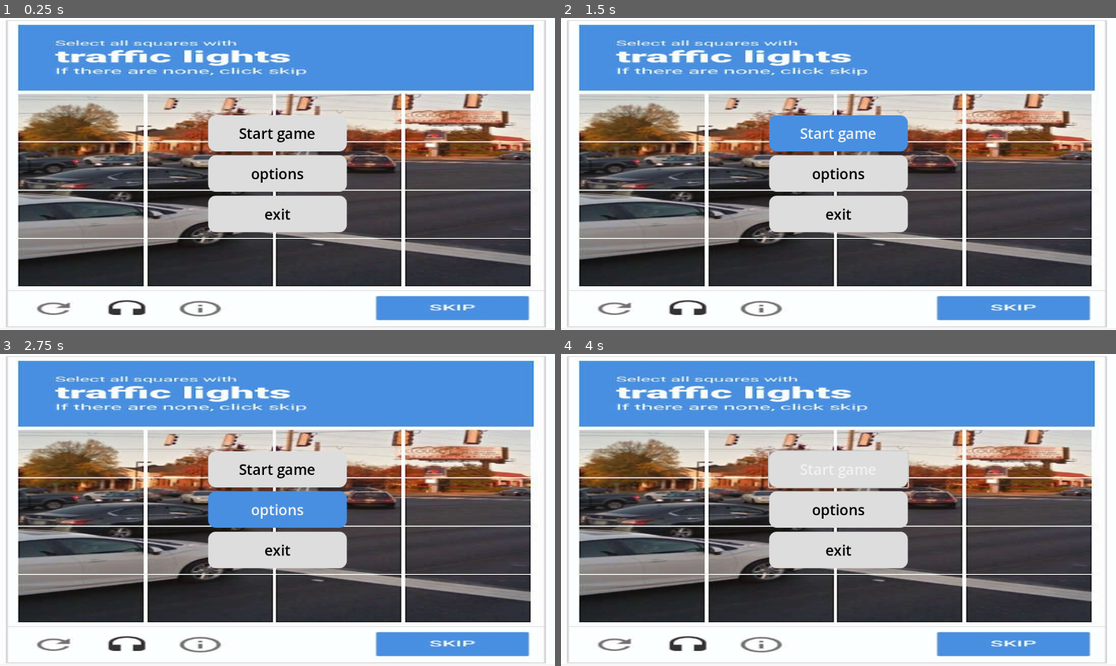
Above: before the commit, frames 1-4 (two rows, left to right).
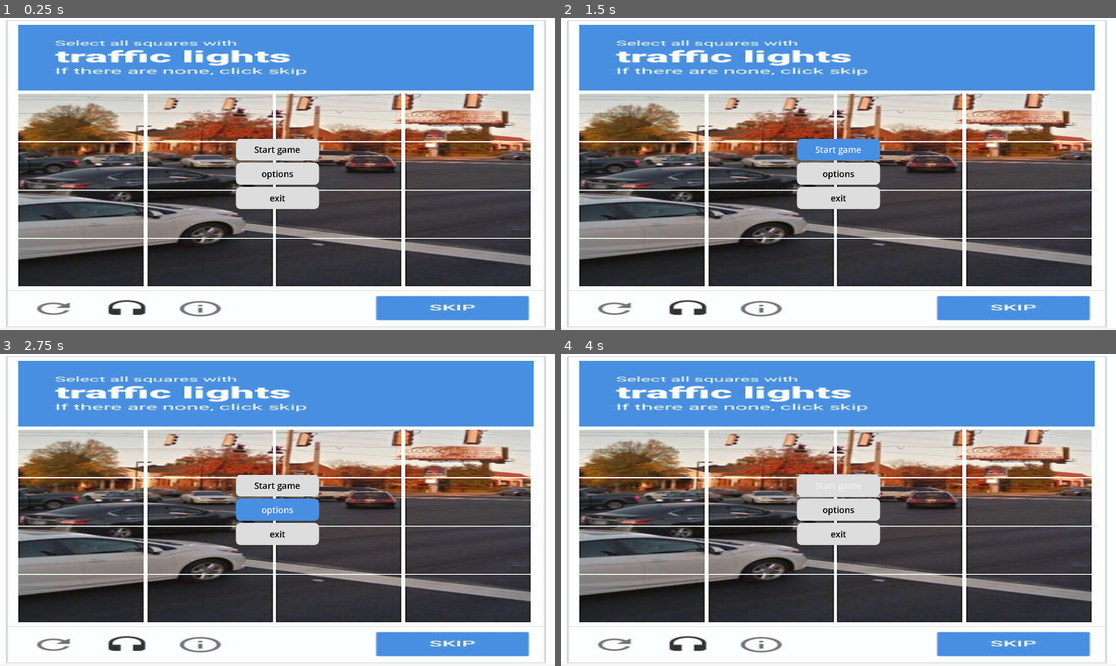
Above: after the commit, the same moments.

Repository: lipwyz/captcha
Game: Godot game, scene res://scene/mainmenu.tscn
Same seed, same stepped clock (60 frames per second), same inputs: the game is played once before the commit and once after it.
Inputs (mouse positions are in pixels of both pictures, inside the frame that each line leads up to):
- Up to frame 1 (0.25 s): no input
- Up to frame 2 (1.5 s): click "Start game" at 0.5 s; click "Start game" at 1.25 s
- Up to frame 3 (2.75 s): click "options" at 2 s
- Up to frame 4 (4 s): move the mouse to (960, 494) at 2.77 s; hold Right (ui_right) from 2.78 s (still down); click (960, 494) at 2.92 s; tap Up (ui_up) at 3.02 s; tap Enter (ui_accept) at 3.5, 3.77 s; move the mouse to (727, 525) at 3.52 s

The runs differ from the first frame. In frame 1, 6.6% of the frame differs, in the area x 3-96%, y 17-69%; in frame 2, 7.1%; in frame 3, 7.0%; in frame 4, 6.6%.

Commit message:
ajustado tamanho da tela projeto
tela mudada para 1920x1080 , adicionado imagens de teste para verificar as proporções

Diff:
--- a/project.godot
+++ b/project.godot
@@ -17,8 +17,12 @@
 
 [autoload]
 
-window/size/mode=3
 GameGerenciador="*uid://xwyb8thgm4jf"
+
+[display]
+
+window/size/viewport_width=1920
+window/size/viewport_height=1080
 
 [physics]
 
--- a/scene/AreaTrabalho/area_trabalho.tscn
+++ b/scene/AreaTrabalho/area_trabalho.tscn
@@ -14,7 +14,7 @@
 script = ExtResource("1_1v7s4")
 
 [node name="SpriteBackground" type="Sprite2D" parent="." unique_id=1797327825]
-scale = Vector2(0.90234375, 0.6770833)
+scale = Vector2(1.5, 1.125)
 texture = ExtResource("2_r8b2h")
 centered = false
 metadata/_edit_lock_ = true
@@ -26,10 +26,10 @@
 anchor_top = 0.5
 anchor_right = 0.5
 anchor_bottom = 0.5
-offset_left = 114.0
-offset_top = -80.000015
-offset_right = 634.0
-offset_bottom = 440.0
+offset_left = 550.0
+offset_top = -212.0
+offset_right = 1070.0
+offset_bottom = 308.0
 grow_horizontal = 2
 grow_vertical = 2
 scale = Vector2(0.2, 0.2)
--- a/scene/Navegador/Navegador.tscn
+++ b/scene/Navegador/Navegador.tscn
@@ -50,9 +50,8 @@
 [node name="NavegadorControles" parent="Panel/VSplit" unique_id=1883575481 instance=ExtResource("2_1uexu")]
 layout_mode = 2
 
-[node name="NavegadorConteudo" parent="Panel/VSplit" unique_id=811463956 node_paths=PackedStringArray("navegador") instance=ExtResource("3_e3m55")]
+[node name="NavegadorConteudo" parent="Panel/VSplit" unique_id=811463956 instance=ExtResource("3_e3m55")]
 layout_mode = 2
-navegador = NodePath("../../..")
 
 [editable path="Panel/VSplit/NavegadorControles"]
 [editable path="Panel/VSplit/NavegadorConteudo"]
--- a/scene/Navegador/conteudoTeste/gameTeste.tscn
+++ b/scene/Navegador/conteudoTeste/gameTeste.tscn
@@ -3,6 +3,7 @@
 [ext_resource type="Script" uid="uid://ba5csyeytnbli" path="res://scene/Navegador/conteudoTeste/gameTeste.gd" id="1_7q5p8"]
 [ext_resource type="PackedScene" uid="uid://bt12d62er2cam" path="res://scene/AreaTrabalho/area_trabalho.tscn" id="2_4dg7q"]
 [ext_resource type="PackedScene" uid="uid://cxdrd8o2eceyg" path="res://scene/Navegador/Navegador.tscn" id="3_uappg"]
+[ext_resource type="PackedScene" uid="uid://sv6hm87ln5ip" path="res://scene/Navegador/conteudoTeste/imagem_tam_ref.tscn" id="4_4dg7q"]
 
 [node name="GameTeste" type="Node" unique_id=778971112]
 script = ExtResource("1_7q5p8")
@@ -11,7 +12,16 @@
 navegador = NodePath("../Navegador")
 
 [node name="Navegador" parent="." unique_id=1862273277 instance=ExtResource("3_uappg")]
-offset_left = 55.0
-offset_top = 21.0
-offset_right = -40.0
-offset_bottom = -37.0
+offset_left = 201.0
+offset_top = 47.0
+offset_right = -137.0
+offset_bottom = -50.0
+
+[node name="ImagemTamRef" parent="Navegador/Panel/VSplit/NavegadorConteudo/Margin/PanelConteudo" parent_id_path=PackedInt32Array(1862273277, 811463956, 1499278014) index="0" unique_id=1342923152 instance=ExtResource("4_4dg7q")]
+layout_mode = 2
+size_flags_horizontal = 4
+size_flags_vertical = 1
+
+[editable path="Navegador"]
+[editable path="Navegador/Panel/VSplit/NavegadorControles"]
+[editable path="Navegador/Panel/VSplit/NavegadorConteudo"]
--- /dev/null
+++ b/scene/Navegador/conteudoTeste/imagem_tam_ref.tscn
@@ -0,0 +1,24 @@
+[gd_scene format=3 uid="uid://sv6hm87ln5ip"]
+
+[ext_resource type="Texture2D" uid="uid://buqlvsxfkffke" path="res://Assets/AreaTrabalho/img1920_1080.jpg" id="1_lp8vd"]
+
+[node name="ImagemTamRef" type="Control" unique_id=1342923152]
+layout_mode = 3
+anchors_preset = 15
+anchor_right = 1.0
+anchor_bottom = 1.0
+grow_horizontal = 2
+grow_vertical = 2
+size_flags_horizontal = 0
+size_flags_vertical = 0
+
+[node name="TextureRect" type="TextureRect" parent="." unique_id=2018052972]
+layout_mode = 1
+anchors_preset = 15
+anchor_right = 1.0
+anchor_bottom = 1.0
+grow_horizontal = 2
+grow_vertical = 2
+texture = ExtResource("1_lp8vd")
+expand_mode = 3
+stretch_mode = 4
--- a/scene/Navegador/navegador_conteudo.tscn
+++ b/scene/Navegador/navegador_conteudo.tscn
@@ -27,6 +27,3 @@
 
 [node name="PanelConteudo" type="PanelContainer" parent="Margin" unique_id=1499278014]
 layout_mode = 2
-
-[node name="Conteudo" type="Control" parent="Margin/PanelConteudo" unique_id=343160356]
-layout_mode = 2
Binary file added: Assets/AreaTrabalho/img1920_1080.jpg
Not shown, added: Assets/AreaTrabalho/img1920_1080.jpg.import
